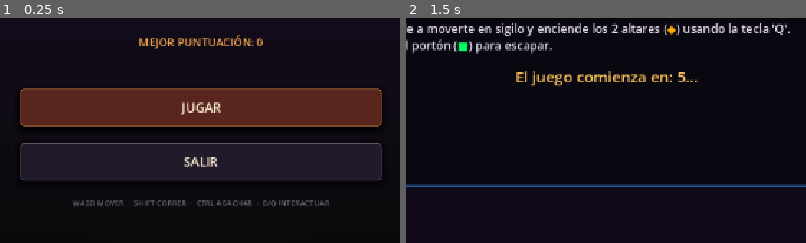
Above: before the commit, frames 1-2 (left to right).
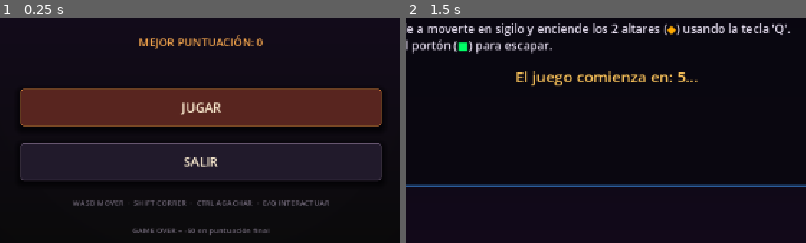
Above: after the commit, the same moments.

Repository: abrahambravo1416/resonance-of-the-dark
Game: Godot game, scene res://scenes/MainMenu.tscn
Same seed, same stepped clock (60 frames per second), same inputs: the game is played once before the commit and once after it. Sound files missing from this copy of the repository are replaced by a short silence.
Inputs (mouse positions are % of the whole screen's width and height, from its top left):
- Up to frame 1 (0.25 s): no input
- Up to frame 2 (1.5 s): click "JUGAR" at 0.5 s; tap Enter at 1.25 s; move the mouse to (72, 45) at 1.27 s; hold D (move_right) from 1.28 s (still down); hold T (absolute_ritual_interact) from 1.28 s (still down); click (72, 45) at 1.42 s
The pictures show only the part of the screen within x 25-75%, y 48-98%; the shares and areas given below are measured in that part.

The runs differ from the first frame. In frame 1, 0.4% of the frame differs, in the area x 33-68%, y 93-97%; in frame 2, nothing differs.

Commit message:
Sistema de puntuación y muertes

Diff:
--- a/scripts/GameManager.gd
+++ b/scripts/GameManager.gd
@@ -5,18 +5,32 @@
 var total_score: int = 0
 var high_score: int = 0
 var penalties_count: int = 0
+var _penalty_applied_this_attempt: bool = false
+var _final_penalties_applied: bool = false
 
 
 func reset_run() -> void:
 	total_score = 0
 	penalties_count = 0
+	_penalty_applied_this_attempt = false
+	_final_penalties_applied = false
+
+
+func begin_level_attempt() -> void:
+	# A restarted/reloaded level is a new attempt and can incur its own penalty.
+	_penalty_applied_this_attempt = false
 
 
 func add_level_score(seconds_left: int) -> void:
 	total_score += maxi(0, seconds_left)
 
 
+func get_total_penalty_points() -> int:
+	return penalties_count * DEATH_PENALTY
+
+
 func check_and_update_high_score() -> bool:
+	finalize_run_score()
 	if total_score <= high_score:
 		return false
 	high_score = total_score
@@ -24,10 +38,23 @@
 
 
 func apply_penalty() -> void:
-	total_score = maxi(0, total_score - DEATH_PENALTY)
+	# Death and timeout can overlap in the same frame; charge only once for that
+	# attempt, then re-arm the penalty when the next level attempt starts. Keep
+	# the deduction pending until the final victory screen at the end of Level 4.
+	if _penalty_applied_this_attempt:
+		return
+	_penalty_applied_this_attempt = true
 	penalties_count += 1
 
 
+func finalize_run_score() -> void:
+	if _final_penalties_applied:
+		return
+	total_score -= get_total_penalty_points()
+	_final_penalties_applied = true
+
+
 func update_high_score() -> void:
+	finalize_run_score()
 	if total_score > high_score:
 		high_score = total_score
--- a/scripts/GameOverMenu.gd
+++ b/scripts/GameOverMenu.gd
@@ -68,6 +68,14 @@
 	_subtitle.add_theme_color_override("font_color", Color("e6c7c3"))
 	_subtitle.add_theme_font_size_override("font_size", 18)
 	layout.add_child(_subtitle)
+
+	var penalty_line := Label.new()
+	penalty_line.name = "ScorePenalty"
+	penalty_line.text = "- 50 en puntuación final"
+	penalty_line.horizontal_alignment = HORIZONTAL_ALIGNMENT_CENTER
+	penalty_line.add_theme_color_override("font_color", Color("e6c7c3"))
+	penalty_line.add_theme_font_size_override("font_size", 16)
+	layout.add_child(penalty_line)
 
 	var spacer := Control.new()
 	spacer.custom_minimum_size.y = 12.0
--- a/scripts/LevelManager.gd
+++ b/scripts/LevelManager.gd
@@ -44,6 +44,7 @@
 
 func register_player(player: Node) -> void:
 	_player = player
+	get_node("/root/GameManager").begin_level_attempt()
 	_sync_level_index_with_scene()
 	seconds_left = LEVEL_DURATION_SECONDS
 	_timer_fraction = 0.0
--- a/scripts/MainMenu.gd
+++ b/scripts/MainMenu.gd
@@ -114,6 +114,14 @@
 	footer.add_theme_color_override("font_color", Color("746b7c"))
 	footer.add_theme_font_size_override("font_size", 11)
 	layout.add_child(footer)
+
+	var score_penalty_hint := Label.new()
+	score_penalty_hint.name = "ScorePenaltyHint"
+	score_penalty_hint.text = "GAME OVER = -50 en puntuación final"
+	score_penalty_hint.horizontal_alignment = HORIZONTAL_ALIGNMENT_CENTER
+	score_penalty_hint.add_theme_color_override("font_color", Color("746b7c"))
+	score_penalty_hint.add_theme_font_size_override("font_size", 11)
+	layout.add_child(score_penalty_hint)
 
 
 func _add_vignette_overlay() -> void:
--- a/scripts/Player.gd
+++ b/scripts/Player.gd
@@ -2195,7 +2195,13 @@
 		_add_escape_summary_line(layout, "Puntos ganados: +%d" % _level_score_points)
 		_add_escape_summary_line(layout, "Puntuación Total: %d" % get_node("/root/GameManager").get("total_score"), true)
 	else:
-		_add_escape_summary_line(layout, "PUNTUACIÓN TOTAL: %d pts" % get_node("/root/GameManager").get("total_score"), true)
+		var game_manager: Node = get_node("/root/GameManager")
+		var deaths: int = int(game_manager.get("penalties_count"))
+		var death_label: String = "muerte total" if deaths == 1 else "muertes totales"
+		var penalty_points: int = int(game_manager.call("get_total_penalty_points"))
+		_add_escape_summary_line(layout, "%d %s: -%d puntos" % [deaths, death_label, penalty_points])
+		_add_escape_summary_line(layout, "Puntos ganados: +%d" % _level_score_points)
+		_add_escape_summary_line(layout, "PUNTUACIÓN TOTAL: %d pts" % game_manager.get("total_score"), true)
 		if _is_new_high_score:
 			_add_escape_summary_line(layout, "¡NUEVA MEJOR PUNTUACIÓN!", true)
 	if show_continue:
